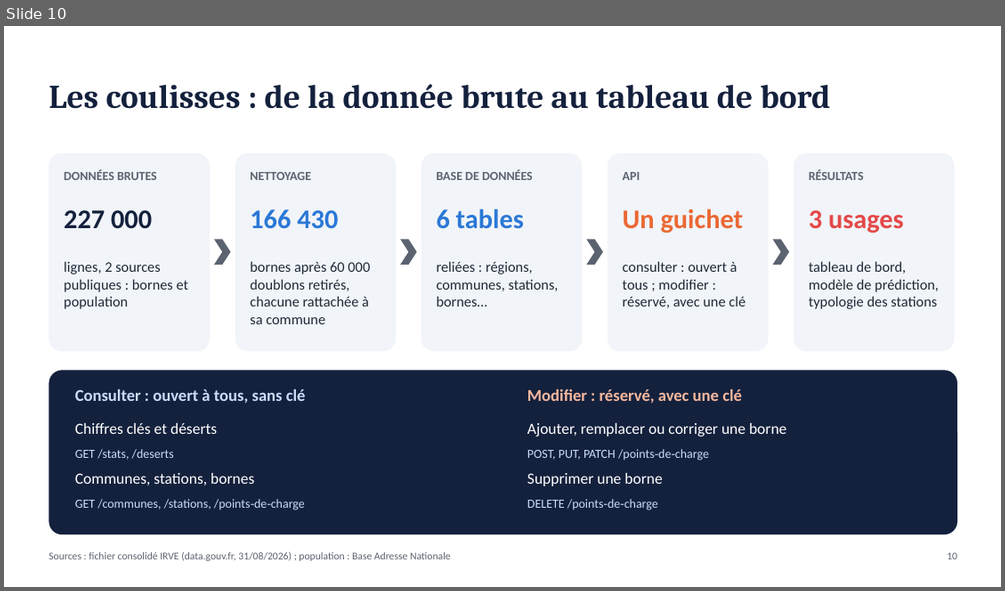
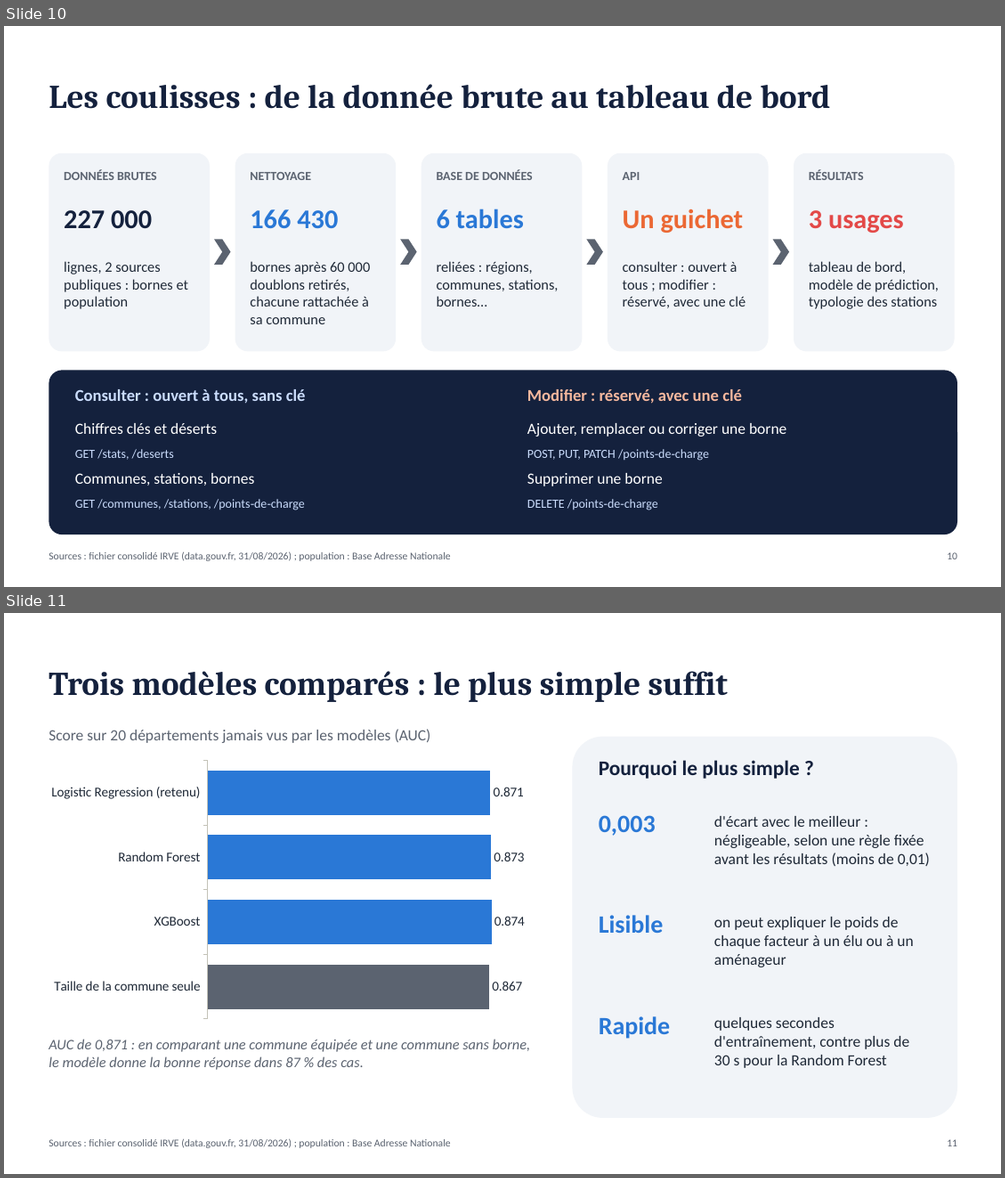
Before and after one commit to CharmelleG/irve-bornes-recharge-ml_Charmelle, a slide deck: docs/restitution_irve.pptx. Shown one above the other, each under a label of ours: slide 10 before the commit, slides 10 and 11 after it. The pictures are 1005x591 and 1005x1178 pixels, drawn with LibreOffice and Linux fonts; fonts in the diff are those of the drawing. Boxes give left, top, right and bottom in pixels: in the first picture for what was removed or moved away, otherwise in the second. Text is boxed around its words. In the diff, an @@ line names an element or a change of style, - is before the commit and + after.

```diff
--- a/docs/restitution_irve.pptx
+++ b/docs/restitution_irve.pptx
@@ slide 11 added at (x1=4, y1=613, x2=1001, y2=1174), background #FFFFFF @@
@@ text added at (x1=48, y1=671, x2=728, y2=702), 32 pt, text #14213D, bold @@
+Trois modèles comparés : le plus simple suffit
@@ text added at (x1=48, y1=729, x2=431, y2=743), 15 pt, text #5B6370 @@
+Score sur 20 départements jamais vus par les modèles (AUC)
@@ rounded rectangle added at (x1=573, y1=737, x2=957, y2=1118), fill #F1F4F8 @@
@@ bar chart added at (x1=41, y1=755, x2=542, y2=1024) @@
+categories: Logistic Regression (retenu), Random Forest, XGBoost, Taille de la commune seule
+Series 1: 0.871, 0.873, 0.874, 0.867
@@ text added at (x1=599, y1=760, x2=800, y2=779), 20 pt, text #14213D, bold @@
+Pourquoi le plus simple ?
@@ text added at (x1=599, y1=815, x2=655, y2=835), 24 pt, text #2A78D6, bold @@
+0,003
@@ text added at (x1=714, y1=816, x2=930, y2=866), 15 pt, text #1F2937 @@
+d'écart avec le meilleur : négligeable, selon une règle fixée avant les résultats (moins de 0,01)
@@ text added at (x1=599, y1=915, x2=663, y2=933), 24 pt, text #2A78D6, bold @@
+Lisible
@@ text added at (x1=714, y1=916, x2=913, y2=967), 15 pt, text #1F2937 @@
+on peut expliquer le poids de chaque facteur à un élu ou à un aménageur
@@ text added at (x1=48, y1=1038, x2=531, y2=1070), 14 pt, text #5B6370, italic @@
+AUC de 0,871 : en comparant une commune équipée et une commune sans borne, le modèle donne la bonne réponse dans 87 % des cas.
@@ text added at (x1=599, y1=1016, x2=671, y2=1038), 24 pt, text #2A78D6, bold @@
+Rapide
@@ text added at (x1=714, y1=1017, x2=909, y2=1068), 15 pt, text #1F2937 @@
+quelques secondes d'entraînement, contre plus de 30 s pour la Random Forest
@@ text added at (x1=48, y1=1138, x2=451, y2=1148), 10 pt, text #5B6370 @@
+Sources : fichier consolidé IRVE (data.gouv.fr, 31/08/2026) ; population : Base Adresse Nationale
@@ text added at (x1=947, y1=1139, x2=957, y2=1146), 10 pt, text #5B6370 @@
+11
```
Also in this commit, not shown: 1 slide changed, 1 other file.
